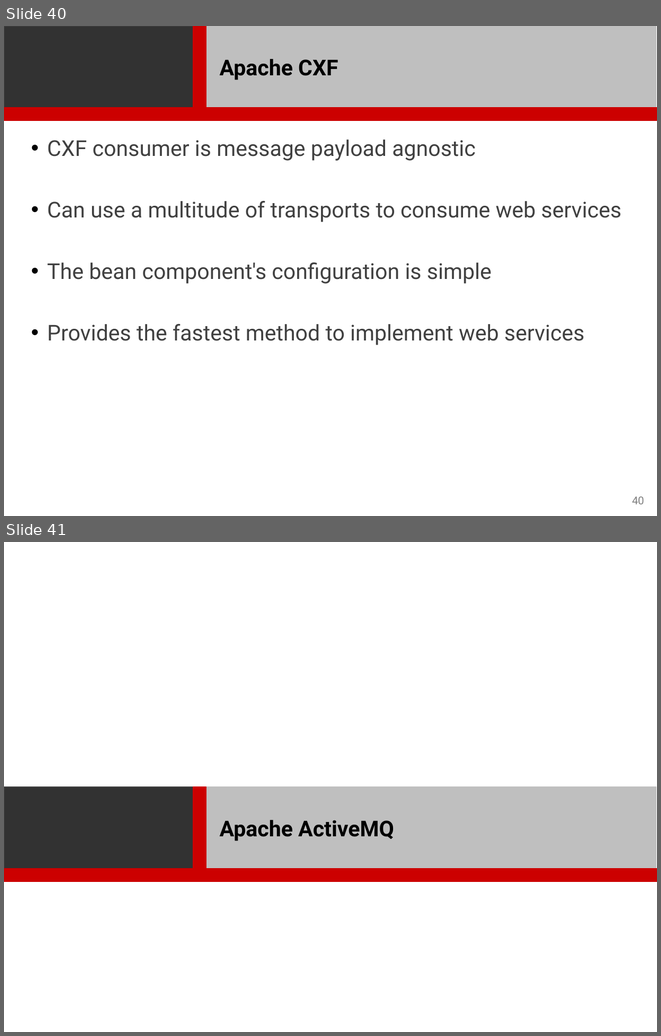
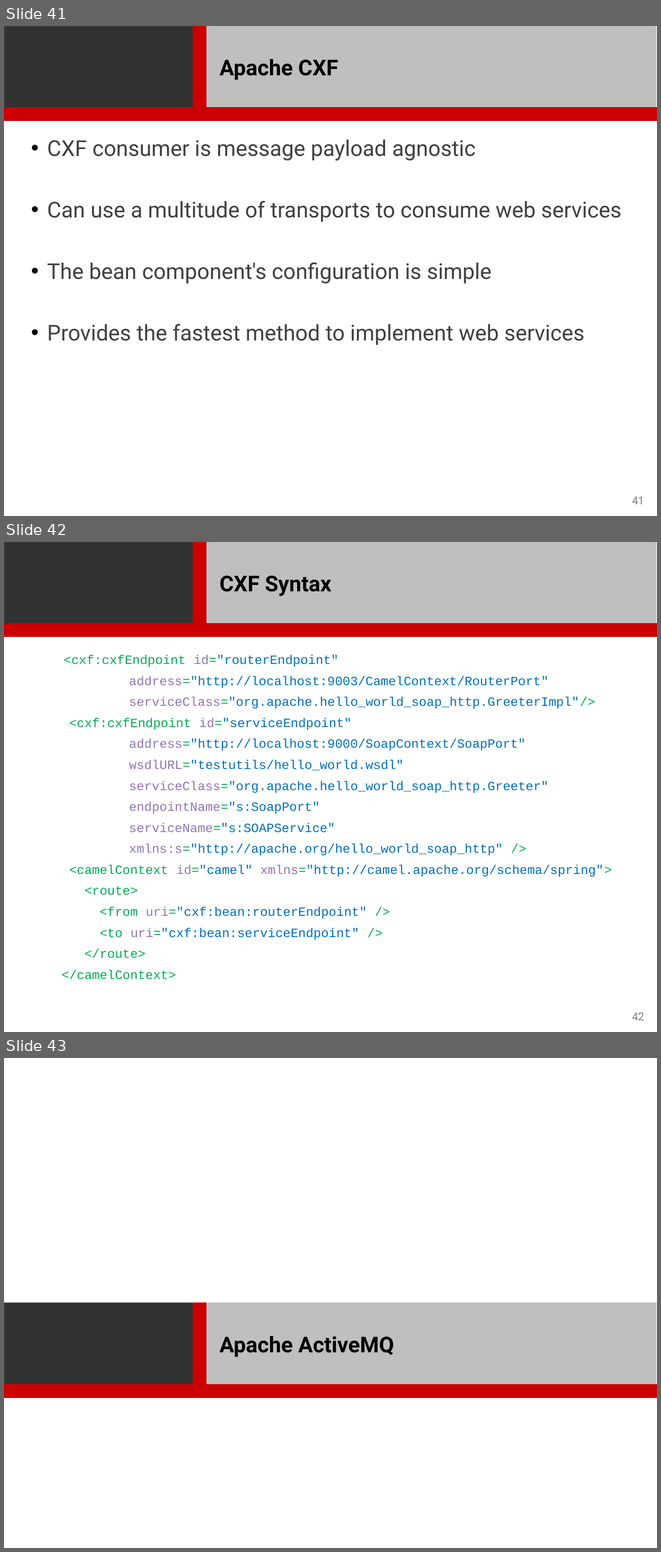
Before and after one commit to rstroop/nch-bootcamp, a slide deck: presentations/Fuse/Fuse.pptx. Shown one above the other, each under a label of ours: slides 40 and 41 before the commit, slides 41, 42 and 43 after it. The pictures are 661x1036 and 661x1552 pixels, drawn with LibreOffice and Linux fonts; fonts in the diff are those of the drawing; background and template pictures are left out. Boxes give left, top, right and bottom in pixels: in the first picture for what was removed or moved away, otherwise in the second. Text is boxed around its words. In the diff, an @@ line names an element or a change of style, - is before the commit and + after.

Commit message:
Added a slide on CXF syntax to Fuse presentation

```diff
--- a/presentations/Fuse/Fuse.pptx
+++ b/presentations/Fuse/Fuse.pptx
@@ slide 42 added at bbox=[4, 542, 657, 1032], background #FFFFFF; not listed: 4 template elements that a slide beside it also shows @@
@@ title added at bbox=[220, 575, 332, 596], 24 pt, text #000000, bold @@
+CXF Syntax
@@ text added at bbox=[62, 655, 612, 979], 14 pt, text #0070C0 @@
+<cxf:cxfEndpoint id="routerEndpoint"
+address="http://localhost:9003/CamelContext/RouterPort"
+serviceClass="org.apache.hello_world_soap_http.GreeterImpl"/>
+<cxf:cxfEndpoint id="serviceEndpoint"
+address="http://localhost:9000/SoapContext/SoapPort"
+wsdlURL="testutils/hello_world.wsdl"
+serviceClass="org.apache.hello_world_soap_http.Greeter"
+endpointName="s:SoapPort"
+serviceName="s:SOAPService"
+xmlns:s="http://apache.org/hello_world_soap_http" />
+<camelContext id="camel" xmlns="http://camel.apache.org/schema/spring">
+<route>
+<from uri="cxf:bean:routerEndpoint" />
+<to uri="cxf:bean:serviceEndpoint" />
+</route>
+</camelContext>
@@ page number added at bbox=[632, 1012, 644, 1020], 12 pt, text #7F7F7F @@
+42
@@ what was slide 40 is now slide 41 @@
@@ page number at bbox=[632, 496, 644, 504]: text changed @@
-40
+41
@@ what was slide 41 is now slide 43 @@
```
Also in this commit, not shown: 1 slide changed, 1 other slide added.
